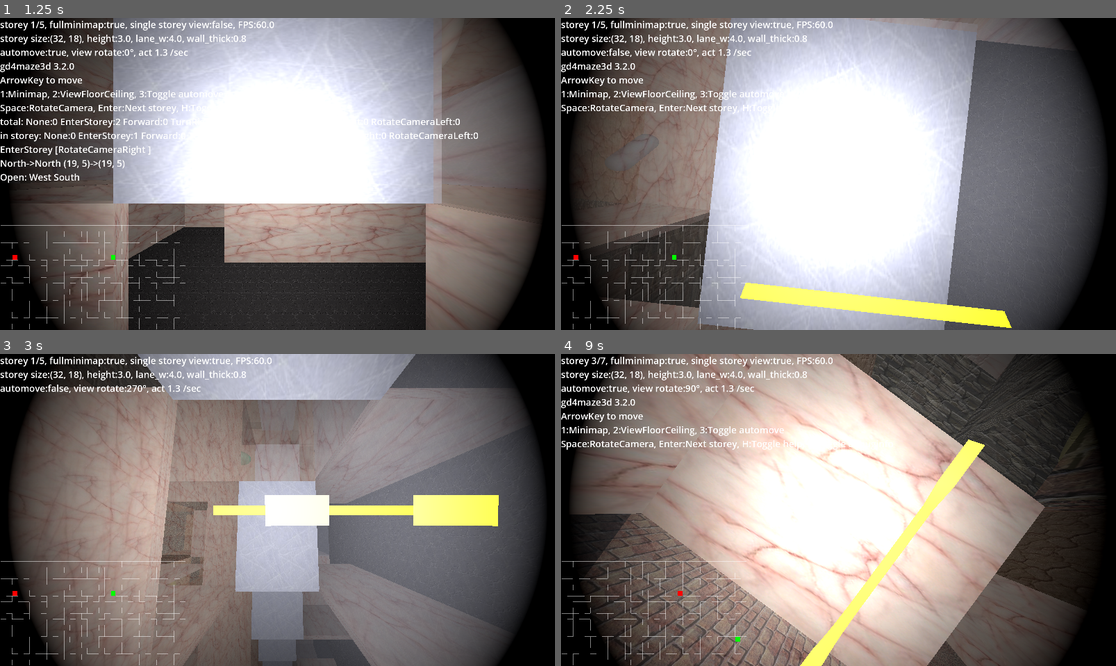
Above: before the commit, frames 1-4 (two rows, left to right).
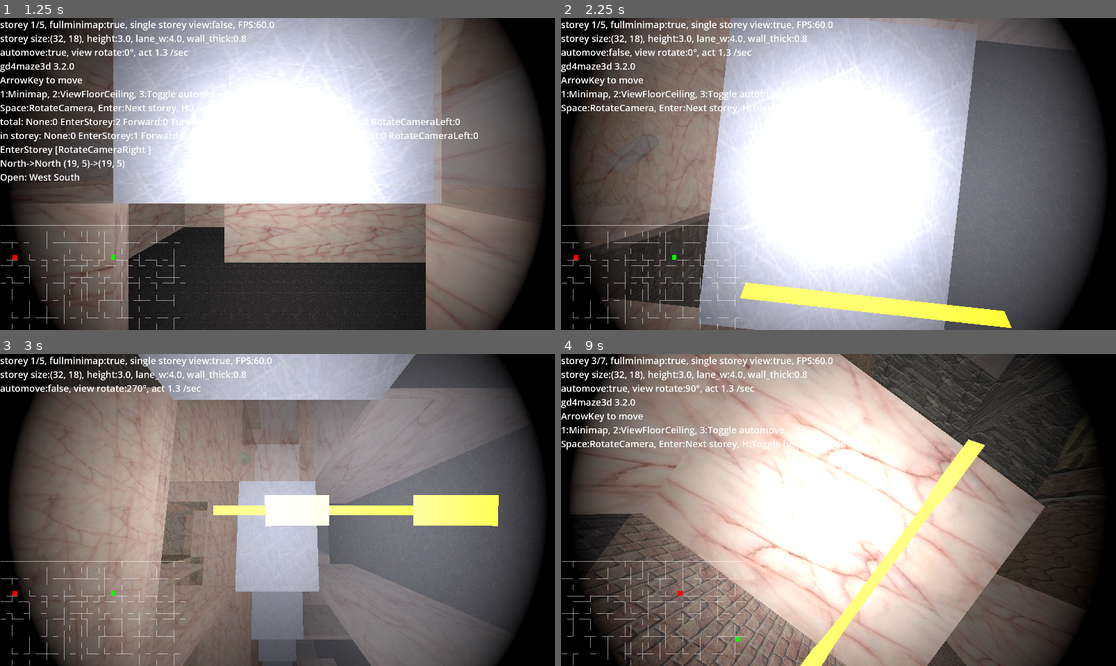
Above: after the commit, the same moments.

Repository: kasworld/gd4maze3d
Game: Godot game, scene res://main.tscn
Two runs of this game, one before a commit and one after it. Both use one fixed random seed, a clock stepped at 60 frames per second and the inputs below.
Inputs (mouse positions are in pixels of both pictures, inside the frame that each line leads up to):
- Up to frame 1 (1.25 s): tap Enter at 0.5 s; move the mouse to (399, 158) at 0.52 s; hold D from 0.53 s (still down); tap 1 at 0.6 s; click (399, 158) at 0.67 s; tap Space at 0.77 s
- Up to frame 2 (2.25 s): move the mouse to (727, 189) at 1.27 s; release D at 1.28 s; hold Down 1.28-2.03 s; tap 2 at 1.35 s; tap Space at 1.52 s; move the mouse to (894, 105) at 2.02 s; hold D from 2.03 s (still down); tap 3 at 2.1 s
- Up to frame 3 (3 s): move the mouse to (249, 572) at 2.77 s; release D at 2.78 s; hold Up from 2.78 s (still down); tap H at 2.85 s; click (249, 572) at 2.92 s
- Up to frame 4 (9 s): tap Space at 3.02, 3.77, 4.52, 6.02, 6.77, 7.52 s; move the mouse to (1005, 556) at 3.52 s; release Up at 3.53 s; hold Left 3.53-5.03 s; tap Enter at 3.6, 7.35 s; move the mouse to (672, 463) at 4.27 s; tap 1 at 4.35, 8.1 s; move the mouse to (866, 510) at 5.02 s; hold Down 5.03-5.78 s; tap 2 at 5.1, 8.85 s; click (866, 510) at 5.17 s; move the mouse to (755, 432) at 5.77 s; hold D 5.78-6.53 s; tap 3 at 5.85 s; move the mouse to (960, 494) at 6.52 s; hold Up 6.53-7.28 s; tap H at 6.6 s; move the mouse to (727, 525) at 7.27 s; hold D 7.28-8.03 s; click (727, 525) at 7.42 s; move the mouse to (894, 441) at 8.02 s; hold Down 8.03-8.78 s; move the mouse to (810, 572) at 8.77 s; hold Left from 8.78 s (still down)

Frame 1 is identical in both runs. In frame 2, less than 0.1% of the frame differs, in the area x 8-30%, y 0-66%; in frame 3, 0.2%; in frame 4, 3.6%, in the area x 6-90%, y 0-100%.

Commit message:
change floor,ceiling mesh size

Diff:
--- a/storey.gd
+++ b/storey.gd
@@ -118,13 +118,15 @@
 	main_wall_tex = tex_dict[tex_keys[2]]
 	sub_wall_tex = tex_dict[tex_keys[3]]
 
-	$Floor.mesh.size = Vector2(maze_size.x*lane_w, maze_size.y*lane_w)
-	$Floor.position = Vector3(maze_size.x*lane_w/2.0, 0, maze_size.y*lane_w/2.0)
+	var meshx = maze_size.x*lane_w +wall_thick*2
+	var meshy = maze_size.y*lane_w +wall_thick*2
+	$Floor.mesh.size = Vector2(meshx, meshy)
+	$Floor.position = Vector3(meshx/2, 0, meshy/2)
 	$Floor.mesh.material.albedo_texture = tex_dict[tex_keys[0]]
 	$Floor.mesh.material.transparency = BaseMaterial3D.Transparency.TRANSPARENCY_ALPHA
 
-	$Ceiling.mesh.size = $Floor.mesh.size
-	$Ceiling.position = Vector3(maze_size.x*lane_w/2.0, storey_h, maze_size.y*lane_w/2.0)
+	$Ceiling.mesh.size = Vector2(meshx, meshy)
+	$Ceiling.position = Vector3(meshx/2, storey_h, meshy/2)
 	$Ceiling.mesh.material.albedo_texture = tex_dict[tex_keys[1]]
 	$Ceiling.mesh.material.transparency = BaseMaterial3D.Transparency.TRANSPARENCY_ALPHA
 
